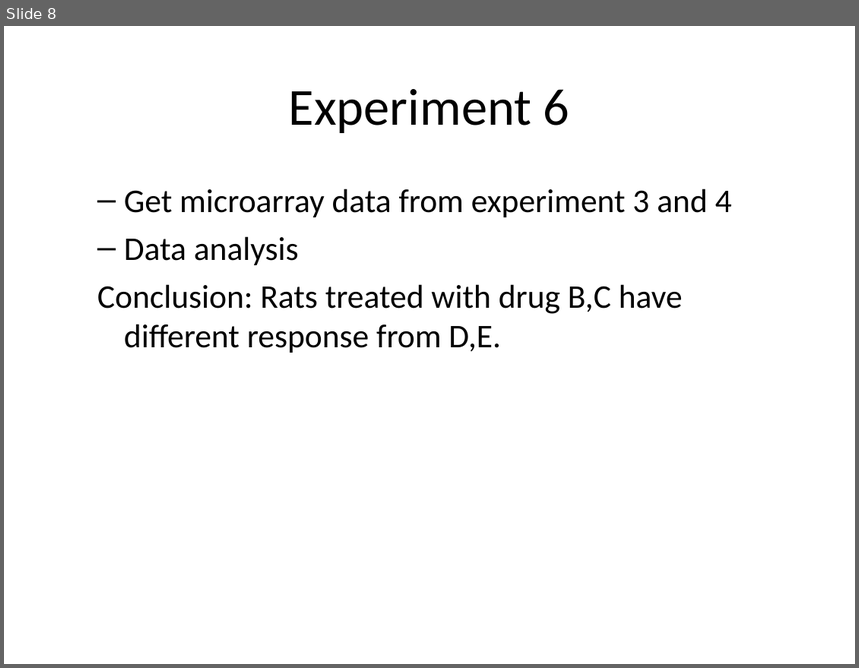
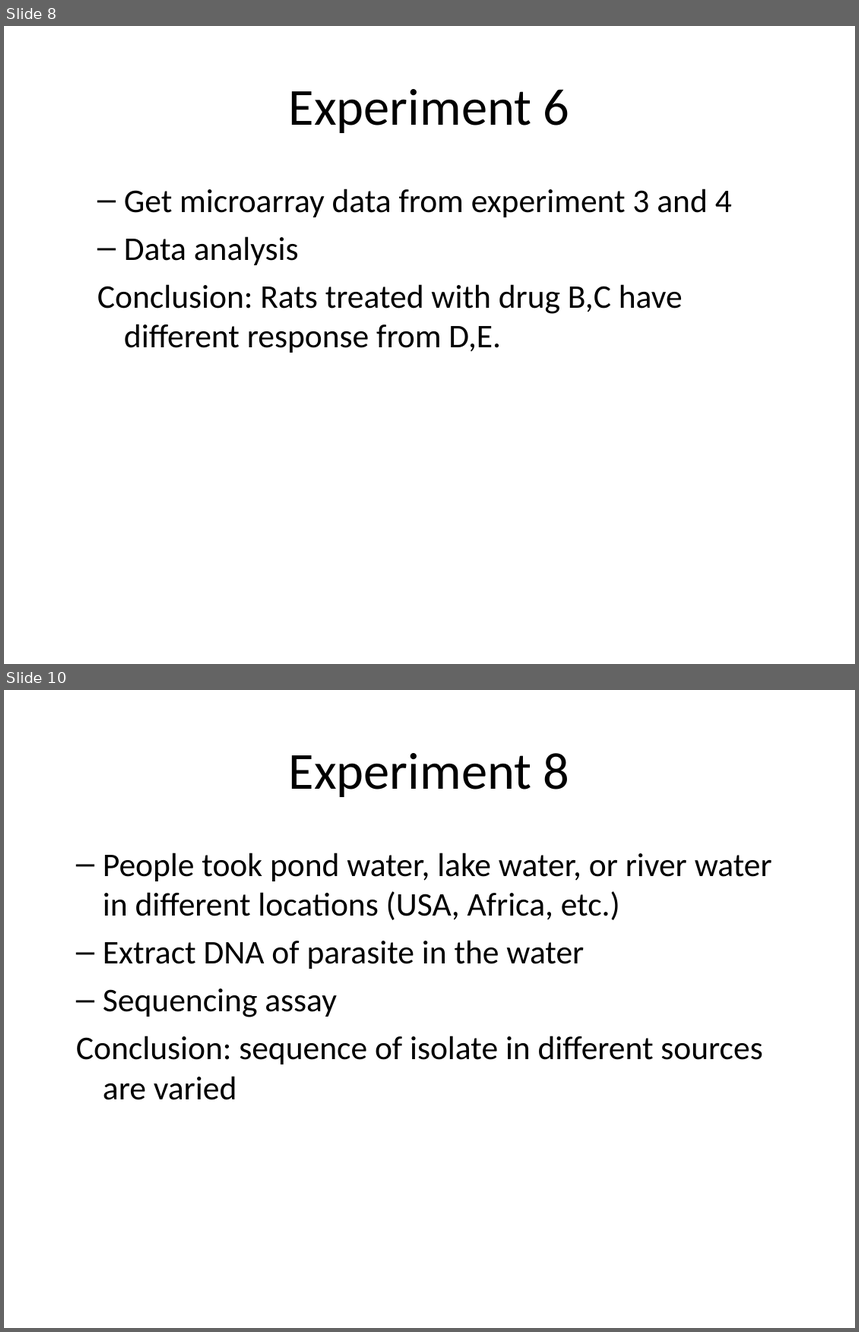
Before and after one commit to obi-ontology/obi-legacy-svn, a slide deck: trunk/docs/presentations/OBI workshop May 2012 Ann Arbor/Specimen/specimen.ppt. Shown one above the other, each under a label of ours: slide 8 before the commit, slides 8 and 10 after it; the slides between them are not shown. The pictures are 859x668 and 859x1332 pixels, drawn with LibreOffice and Linux fonts; fonts in the diff are those of the drawing. Boxes give left, top, right and bottom in pixels: in the first picture for what was removed or moved away, otherwise in the second. Text is boxed around its words. In the diff, an @@ line names an element or a change of style, - is before the commit and + after.

```diff
--- a/trunk/docs/presentations/OBI workshop May 2012 Ann Arbor/Specimen/specimen.ppt
+++ b/trunk/docs/presentations/OBI workshop May 2012 Ann Arbor/Specimen/specimen.ppt
@@ slide 10 added at <box>4,690,855,1328</box>, background #FFFFFF @@
@@ title added at <box>289,753,570,797</box>, 44 pt, text #000000 @@
+Experiment 8
@@ text added at <box>76,853,772,1100</box>, 28 pt, text #000000 @@
+  – People took pond water, lake water, or river water in different locations (USA, Africa, etc.)
+  – Extract DNA of parasite in the water
+  – Sequencing assay
+  Conclusion: sequence of isolate in different sources are varied
```
Also in this commit, not shown: 2 slides changed, 4 other slides added, 1 slide removed, 2 other files.
